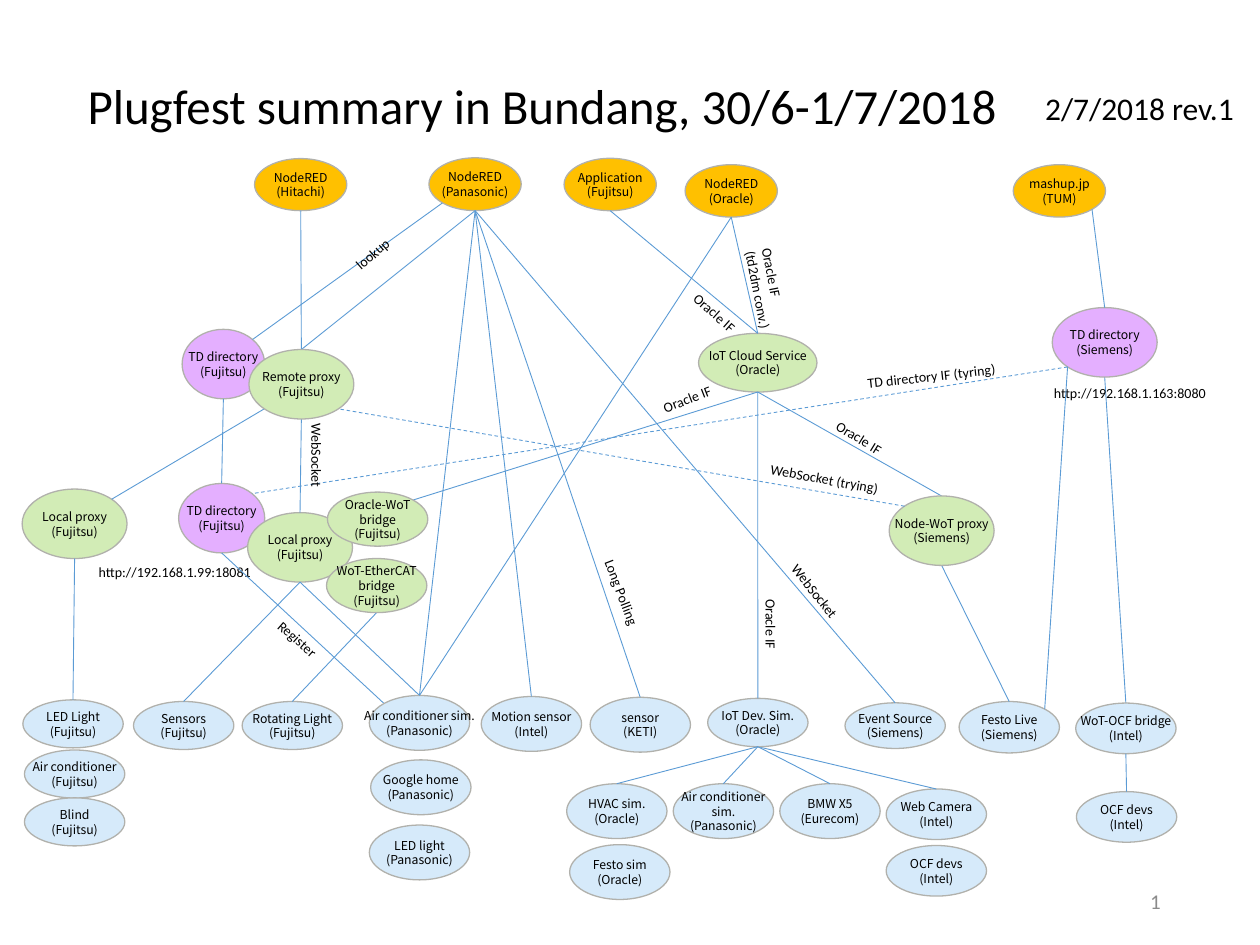
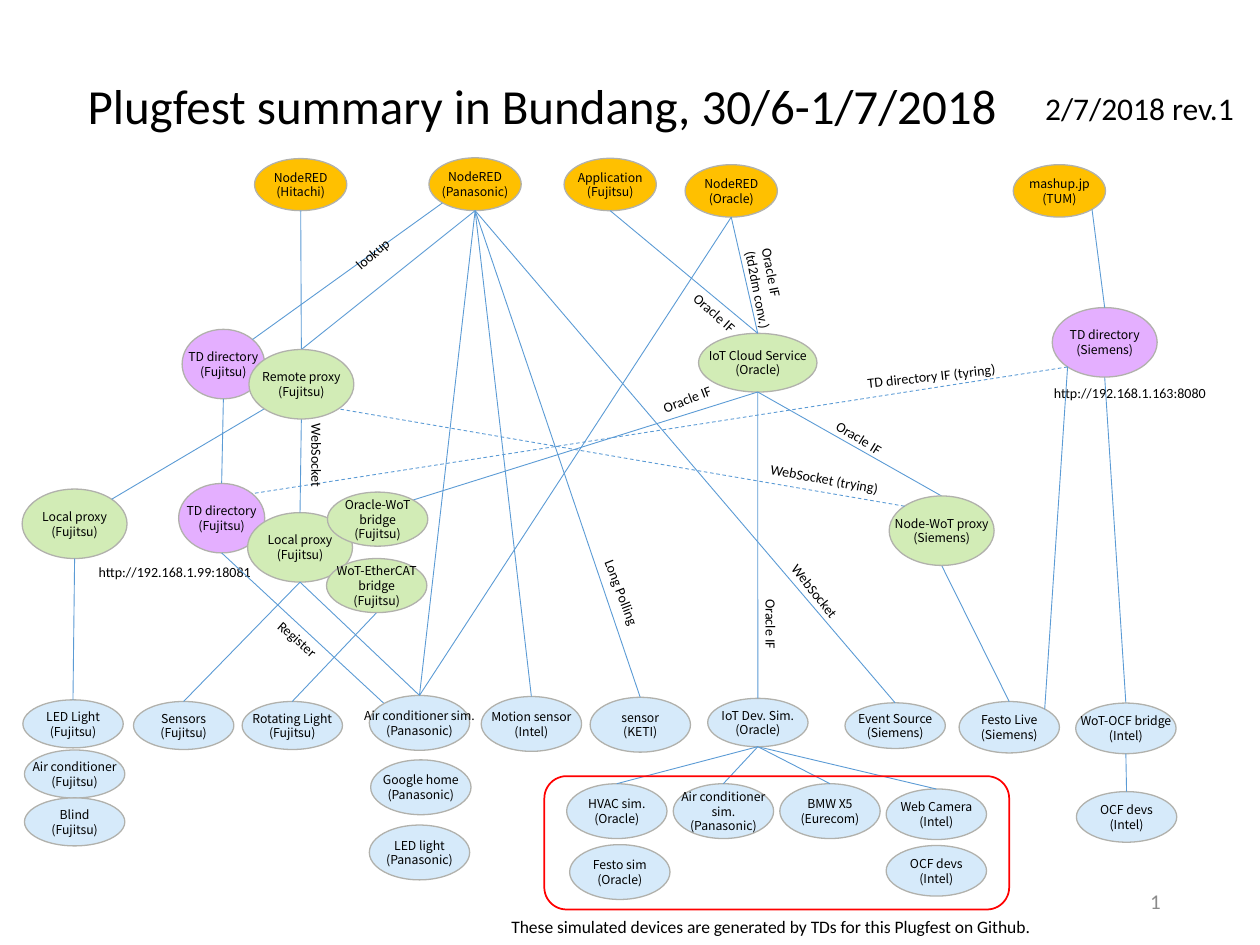
Before and after one commit to w3c/wot, a slide deck: slide 1 of plugfest/2018-bundang/PlugfestSummary_rev1.pptx. Drawn at 1260x945 pixels with LibreOffice and Linux fonts; fonts in the diff are those of the drawing. Boxes give left, top, right and bottom in pixels: in the first picture for what was removed or moved away, otherwise in the second. Text is boxed around its words. In the diff, an @@ line names an element or a change of style, - is before the commit and + after.

```diff
--- a/plugfest/2018-bundang/PlugfestSummary_rev1.pptx
+++ b/plugfest/2018-bundang/PlugfestSummary_rev1.pptx
@@ rounded rectangle added at box(544, 776, 1009, 910), outline #FF0000 1 pt @@
@@ text added at box(511, 921, 1030, 936), 10 pt, text #000000 @@
+These simulated devices are generated by TDs for this Plugfest on Github.
```
Also in this commit, not shown: 1 other file.
